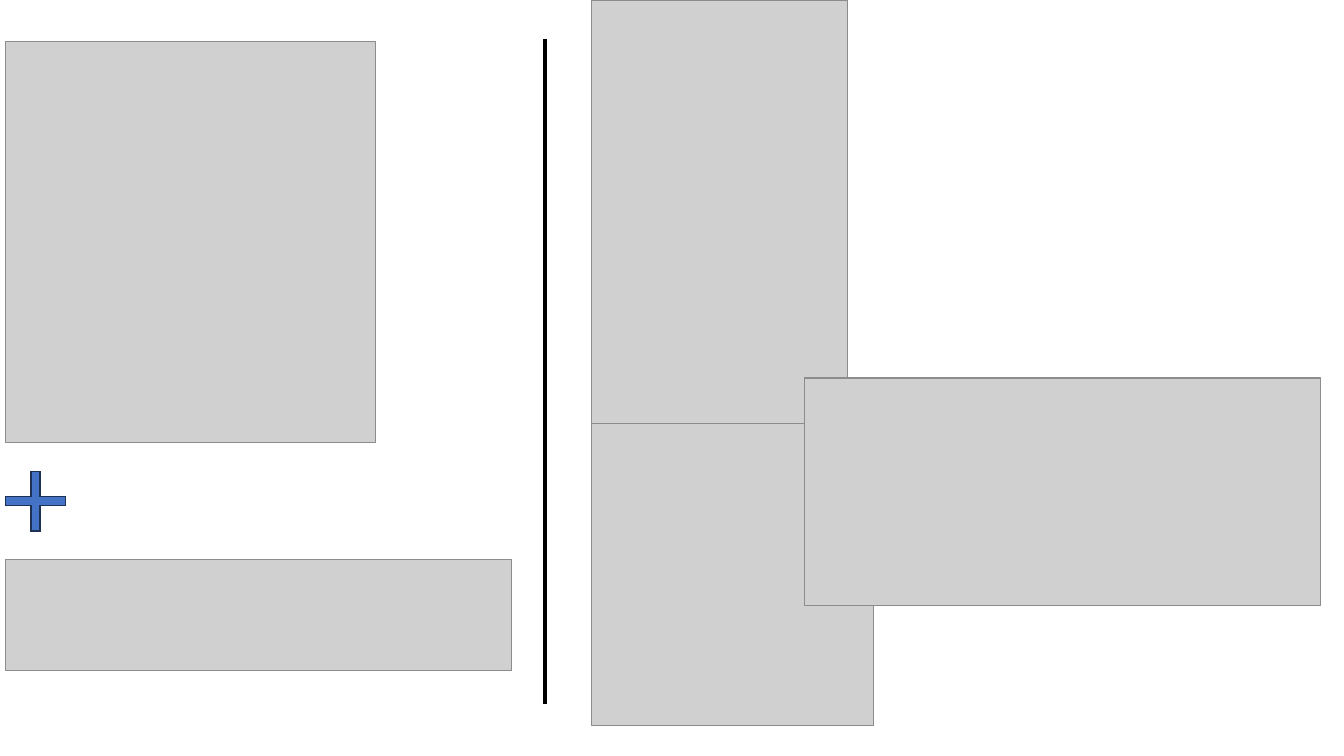
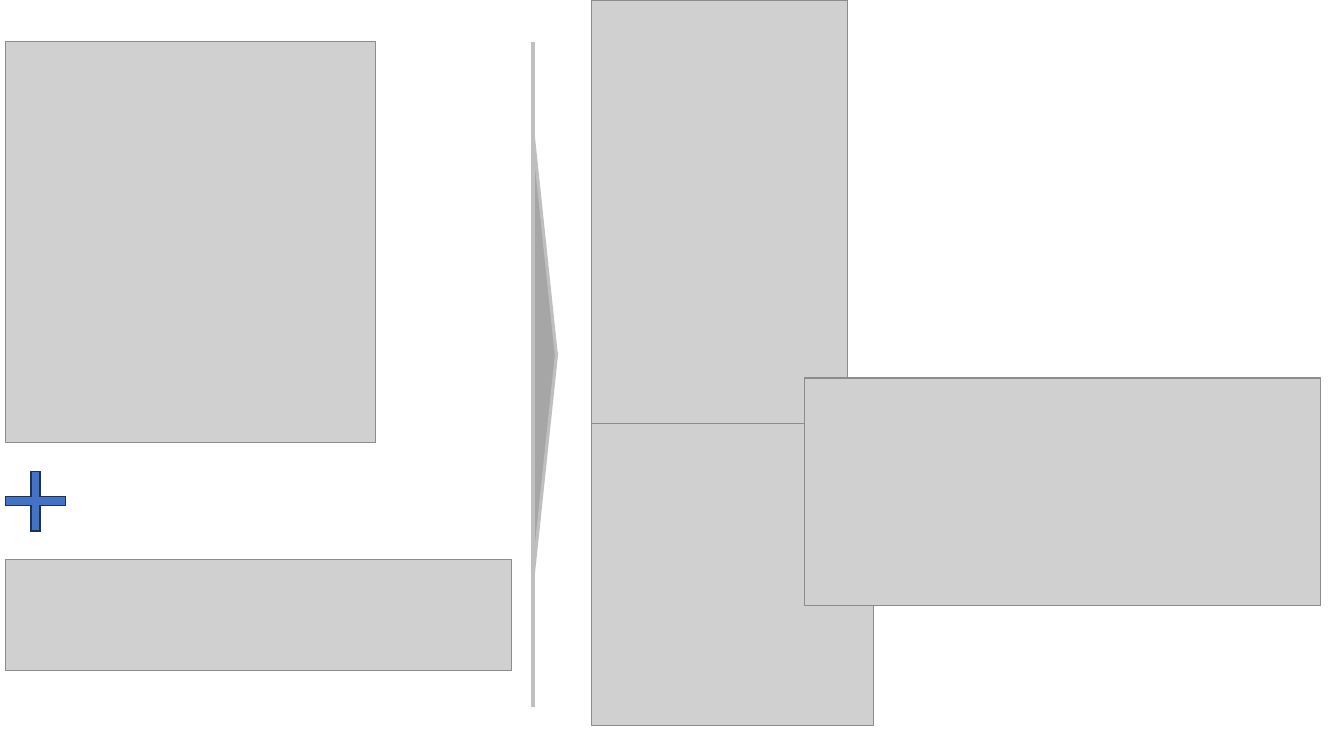
Before and after one commit to LearnWithLlew/TestingBetterWithApprovals.Slides, a slide deck: slide 42 of slides/Testing Better with Approvals.pptx. Drawn at 1344x756 pixels with LibreOffice and Linux fonts; fonts in the diff are those of the drawing; grey boxes stand for pictures. Boxes give left, top, right and bottom in pixels: in the first picture for what was removed or moved away, otherwise in the second. Text is boxed around its words. In the diff, an @@ line names an element or a change of style, - is before the commit and + after.

```diff
--- a/slides/Testing Better with Approvals.pptx
+++ b/slides/Testing Better with Approvals.pptx
@@ line moved from (544, 39) - (544, 704) to (533, 42) - (533, 707) @@
@@ line (533, 42) - (533, 707): stroke #000000 3 pt to #BFBFBF 3 pt @@
@@ freeform shape added at [533, 133, 557, 575], fill #A6A6A6, outline #BFBFBF 2.25 pt @@
```
Also in this commit, not shown: 1 other slide changed.
